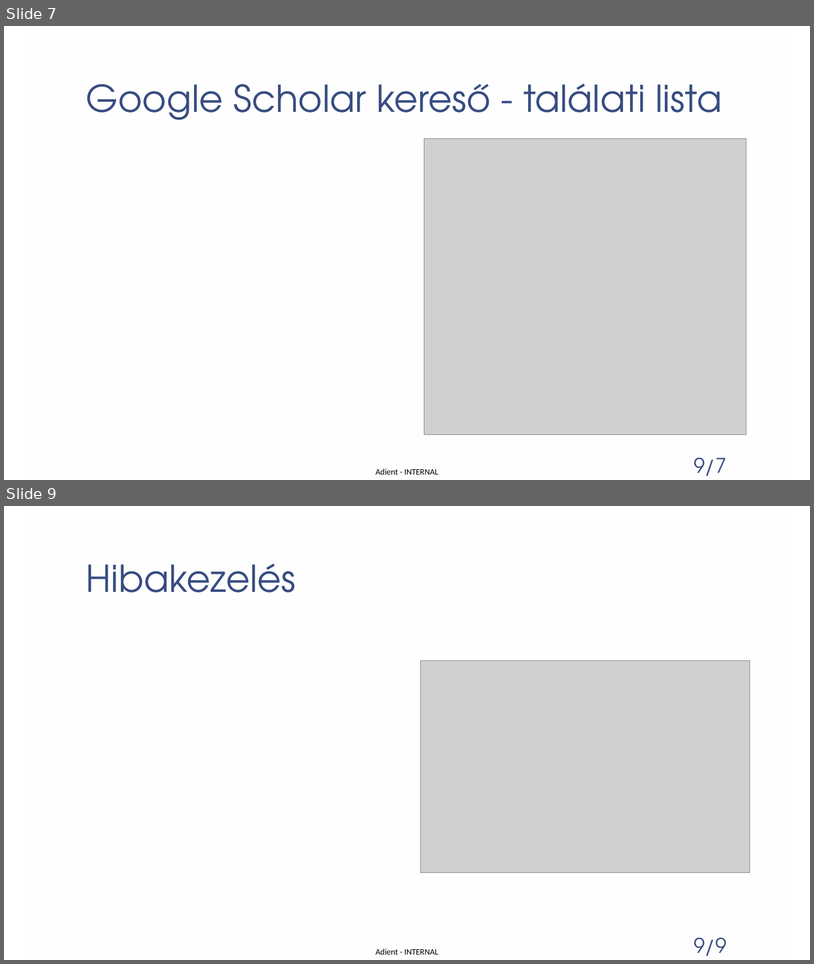
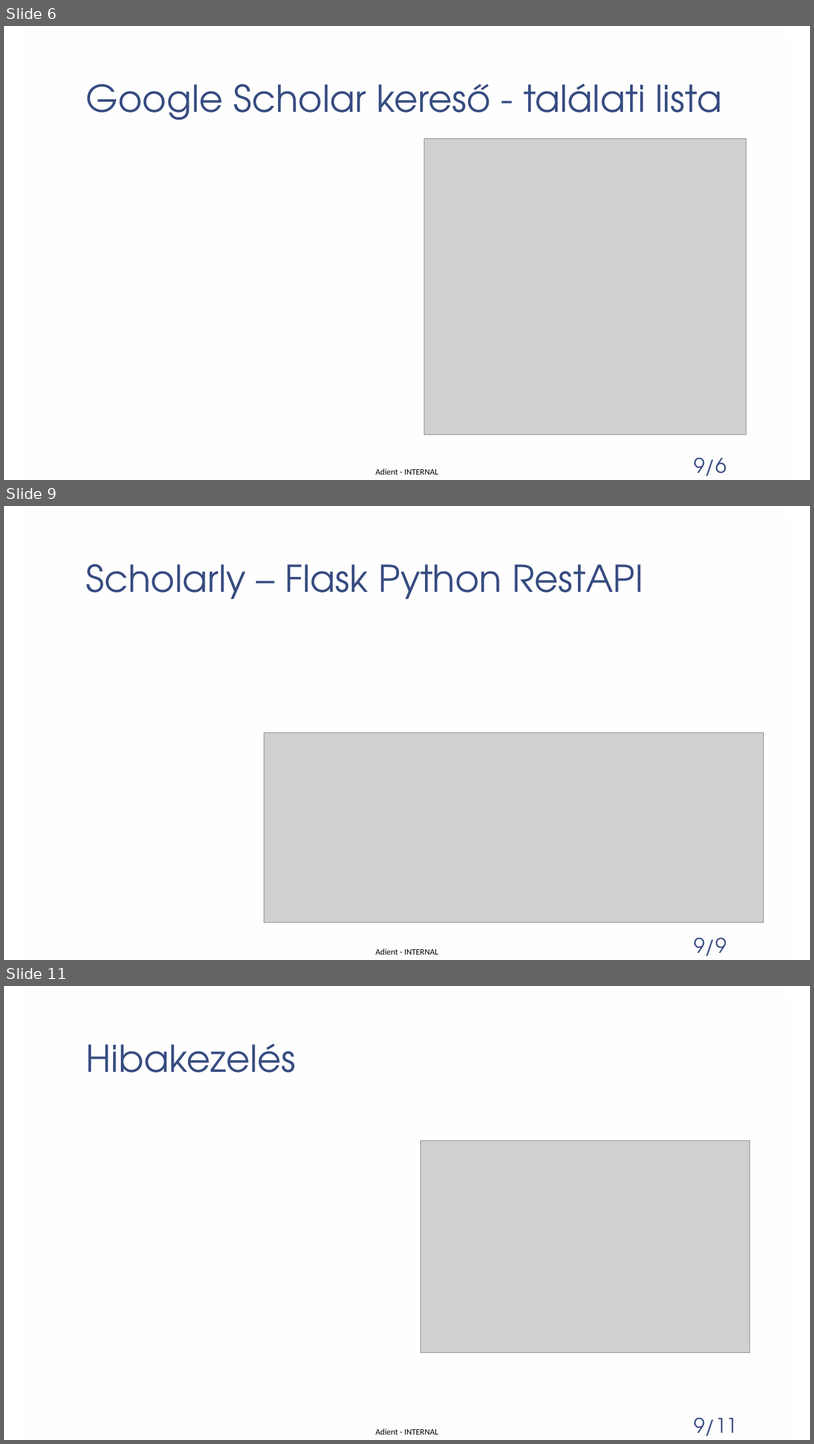
Before and after one commit to patmik2012/PubSync, a slide deck: Publikációs listák szinkronizálása.pptx. Shown one above the other, each under a label of ours: slides 7 and 9 before the commit, slides 6, 9 and 11 after it; the slides between them are not shown. The pictures are 814x964 and 814x1444 pixels, drawn with LibreOffice and Linux fonts; fonts in the diff are those of the drawing; grey boxes stand for pictures; background and template pictures are left out. Boxes give left, top, right and bottom in pixels: in the first picture for what was removed or moved away, otherwise in the second. Text is boxed around its words. In the diff, an @@ line names an element or a change of style, - is before the commit and + after.

```diff
--- a/Publikációs listák szinkronizálása.pptx
+++ b/Publikációs listák szinkronizálása.pptx
@@ slide 9 added at [4, 506, 810, 960], background picture (left out); not listed: 3 template elements that a slide beside it also shows @@
@@ title added at [86, 564, 644, 599], 44 pt, text #374C81 @@
+Scholarly – Flask Python RestAPI
@@ picture added at [264, 733, 764, 922] @@
@@ what was slide 7 is now slide 6 @@
@@ page number at [694, 457, 726, 475]: text changed @@
-9/7
+9/6
@@ what was slide 9 is now slide 11 @@
@@ page number at [694, 1417, 738, 1435]: text changed @@
-9/9
+9/11
```
Also in this commit, not shown: 2 slides changed, 1 other slide added.
